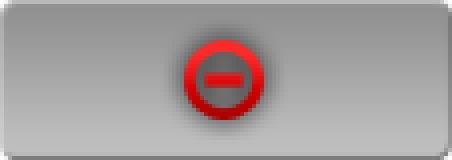
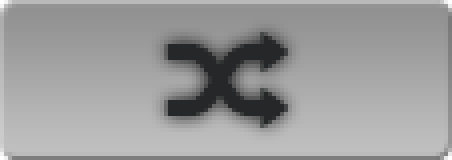
Layers edited between the first and the second w=452, h=160 image:
added group "shuffle" with 2 layers above "delete" over box(164, 28, 292, 132)
added layer "shuffle on down" in group "shuffle" over box(164, 28, 292, 132)
hid group "delete" (1st of 2) (1 layers) over box(160, 20, 288, 140)
hid "delete" (2nd of 2, in "delete") over box(160, 20, 288, 140)
showed group "add One" (2 layers) over box(152, 28, 300, 140)
